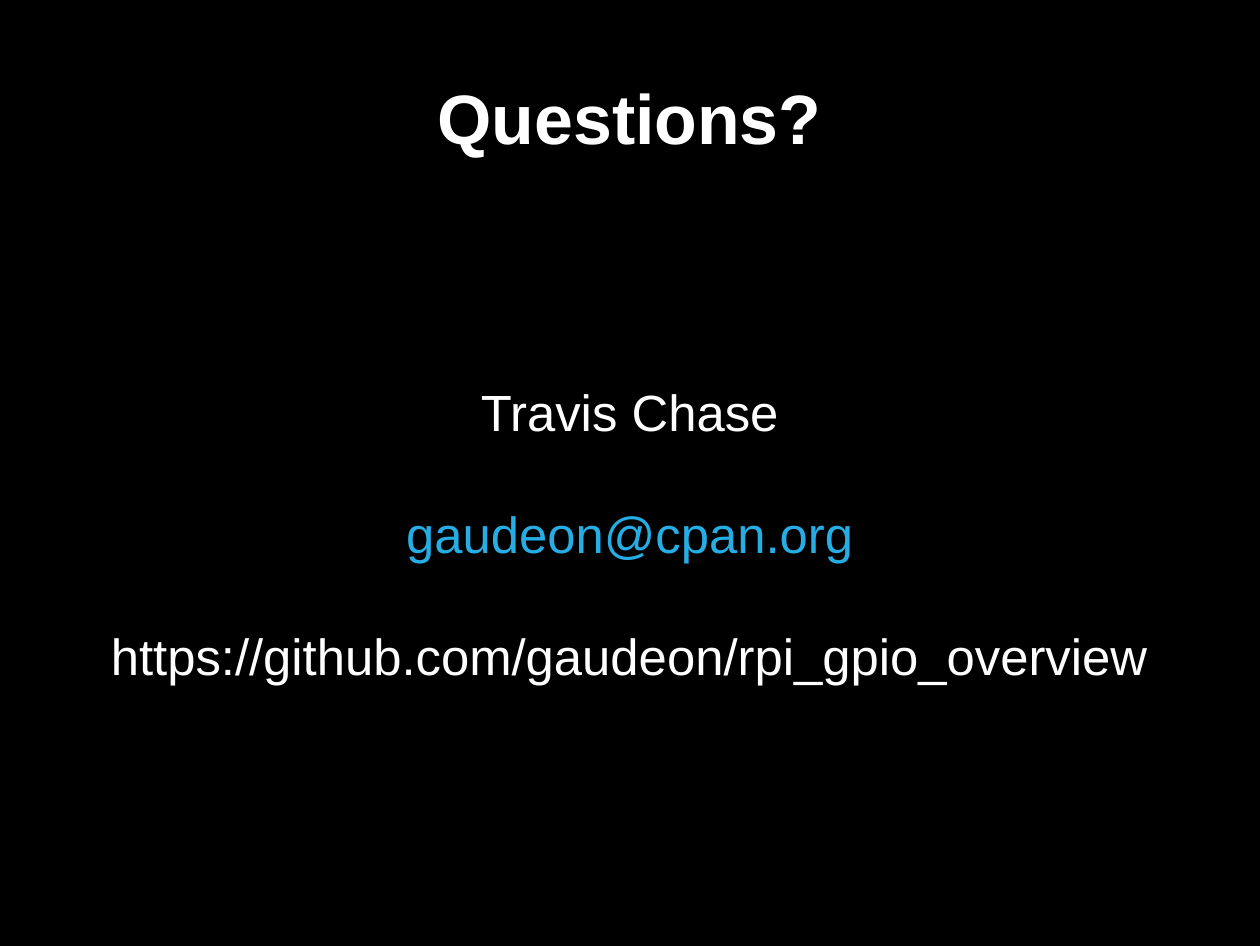
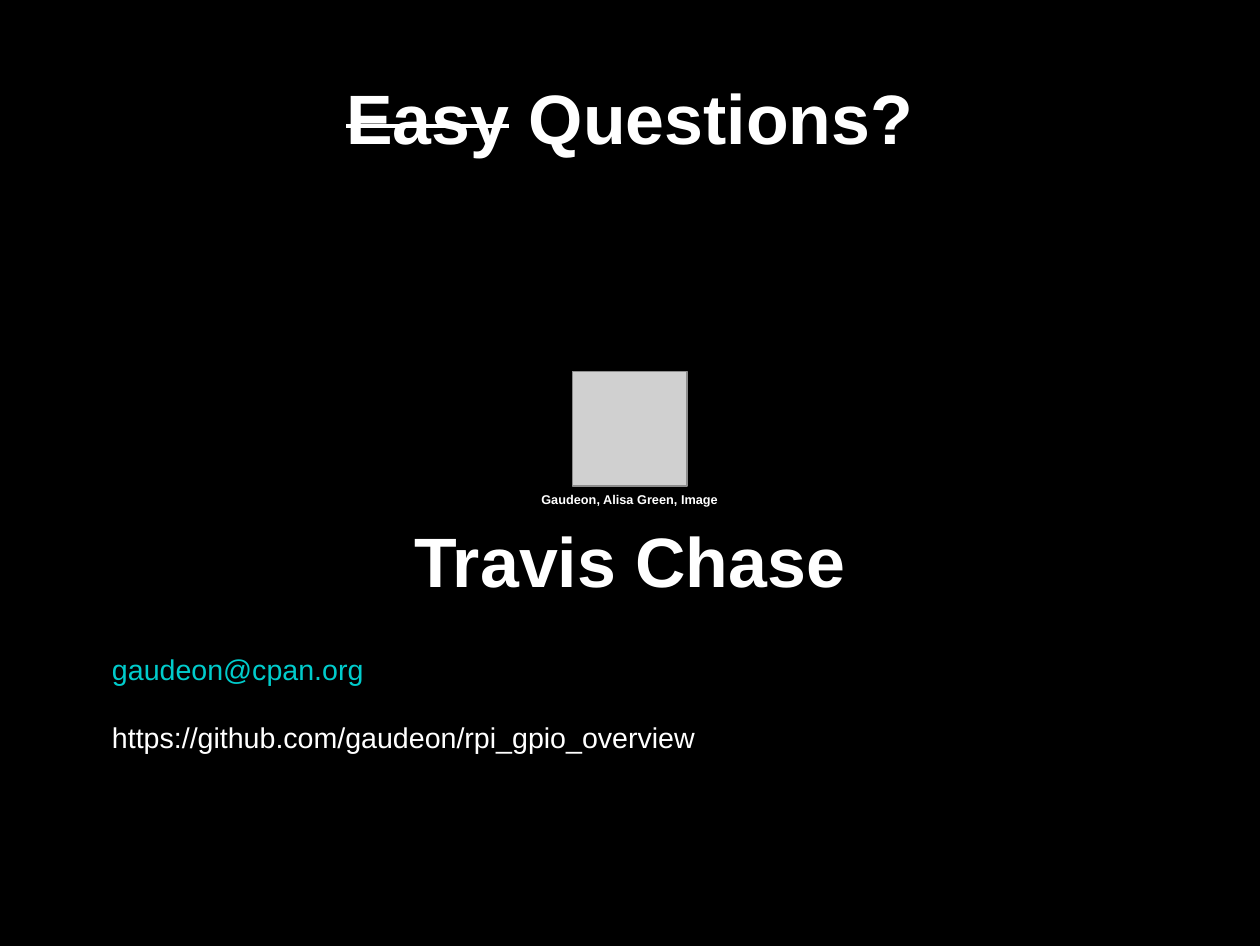
Before and after one commit to gaudeon/rpi_gpio_overview, a slide deck: slide 62 of slides/RPi GPIO Overview.odp (slide 66 before the commit). Drawn at 1260x946 pixels with LibreOffice and Linux fonts; fonts in the diff are those of the drawing; grey boxes stand for pictures. Boxes give left, top, right and bottom in pixels: in the first picture for what was removed or moved away, otherwise in the second. Text is boxed around its words. In the diff, an @@ line names an element or a change of style, - is before the commit and + after.

```diff
--- a/slides/RPi GPIO Overview.odp
+++ b/slides/RPi GPIO Overview.odp
@@ title at [346, 93, 913, 157]: text changed @@
-Questions?
+Easy Questions?
@@ picture added at [573, 372, 687, 486] @@
@@ text at [481, 394, 779, 432]: paragraph removed @@
-Travis Chase
@@ text added at [541, 494, 718, 507], 8 pt, text #FFFFFF, bold @@
+Gaudeon, Alisa Green, Image
@@ text added at [414, 536, 845, 588], 44 pt, text #FFFFFF, bold @@
+Travis Chase
@@ text "gaudeon@cpan.org": place and size @@
-text "gaudeon@cpan.org" at [111, 394, 1147, 686]
+text "gaudeon@cpan.org" at [112, 659, 695, 754]
@@ text "gaudeon@cpan.org" at [112, 659, 695, 754]: size 32 to 18 pt; text colour #26ADE4 to #00CCCC in "gaudeon@cpan.org"; alignment centre to left; vertical alignment middle to top @@
```
Also in this commit, not shown: 37 other slides changed, 4 slides added, 8 slides removed, 1 other file.
